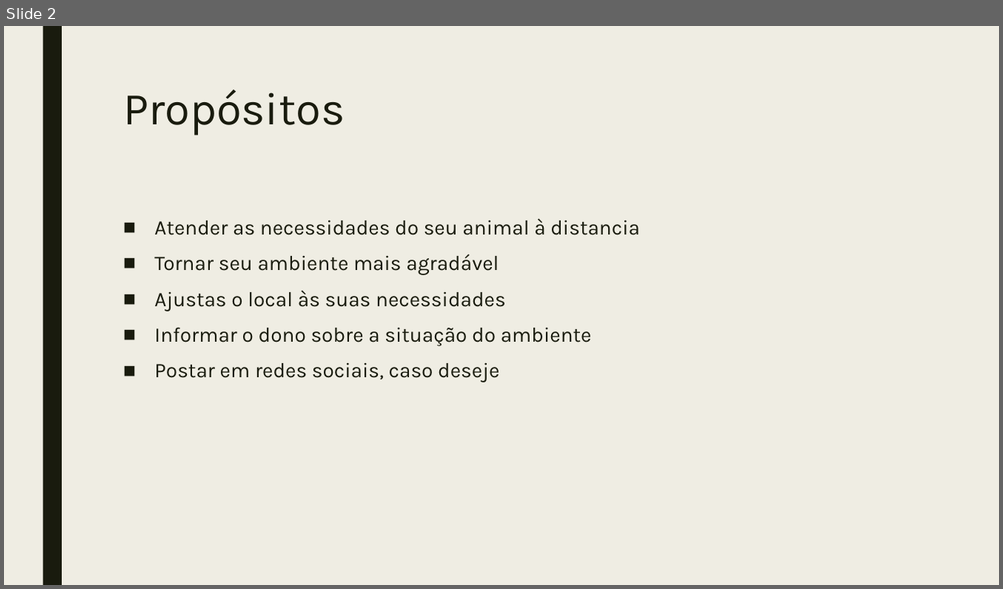
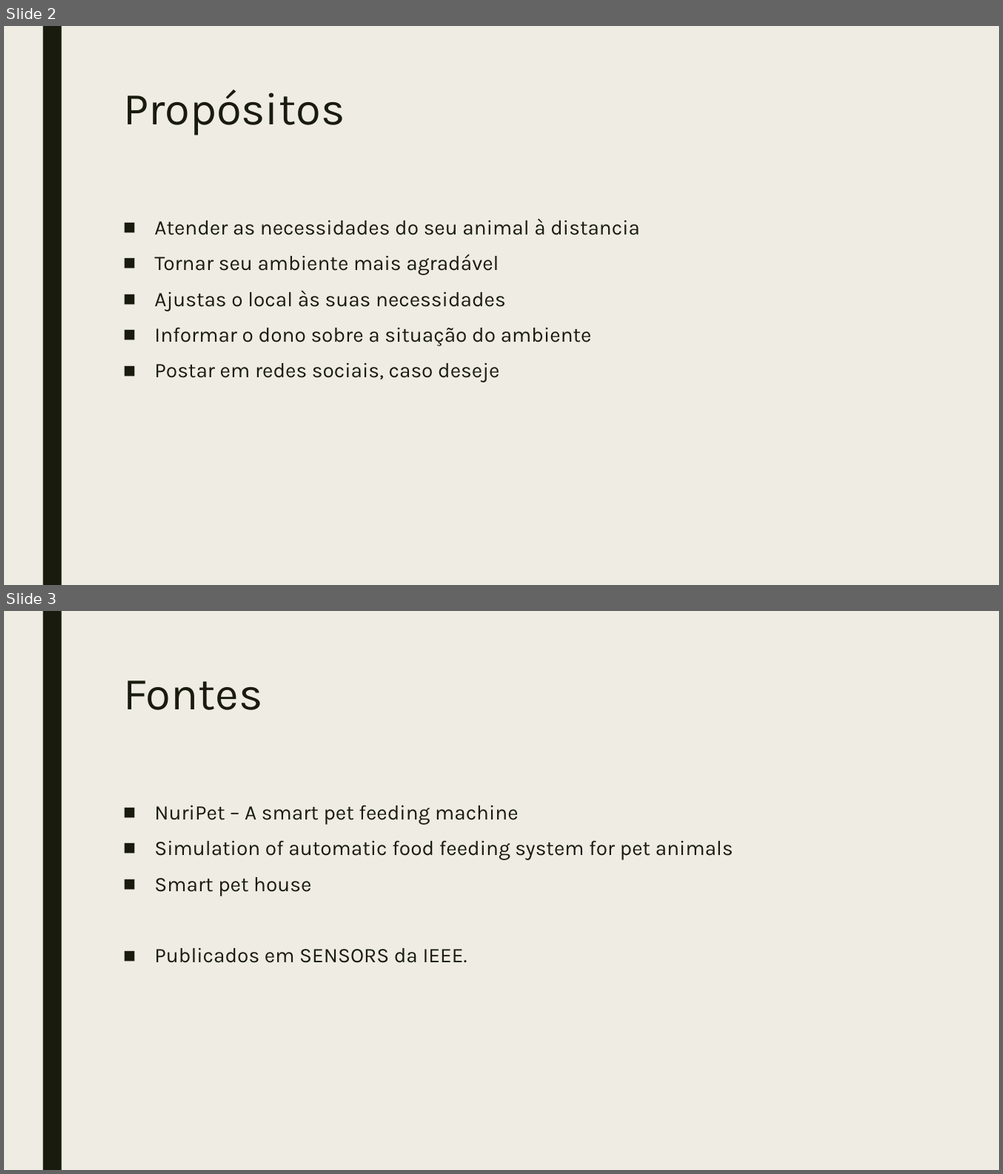
Before and after one commit to kliff-k/si-pet, a slide deck: artifacts/apresentacao.pptx. Shown one above the other, each under a label of ours: slide 2 before the commit, slides 2 and 3 after it. The pictures are 1003x589 and 1003x1174 pixels, drawn with LibreOffice and Linux fonts; fonts in the diff are those of the drawing. Boxes give left, top, right and bottom in pixels: in the first picture for what was removed or moved away, otherwise in the second. Text is boxed around its words. In the diff, an @@ line names an element or a change of style, - is before the commit and + after.

```diff
--- a/artifacts/apresentacao.pptx
+++ b/artifacts/apresentacao.pptx
@@ slide 3 added at box(4, 611, 999, 1170), background #EFEDE3; not listed: 1 template element that a slide beside it also shows @@
@@ text added at box(123, 681, 262, 710), 44 pt, text #191B0E @@
+Fontes
@@ text added at box(154, 805, 733, 963), 20 pt, text #191B0E @@
+■ NuriPet – A smart pet feeding machine
+■ Simulation of automatic food feeding system for pet animals
+■ Smart pet house
+■ Publicados em SENSORS da IEEE.
```
Also in this commit, not shown: 1 slide changed, 7 other slides added, 16 other files.
